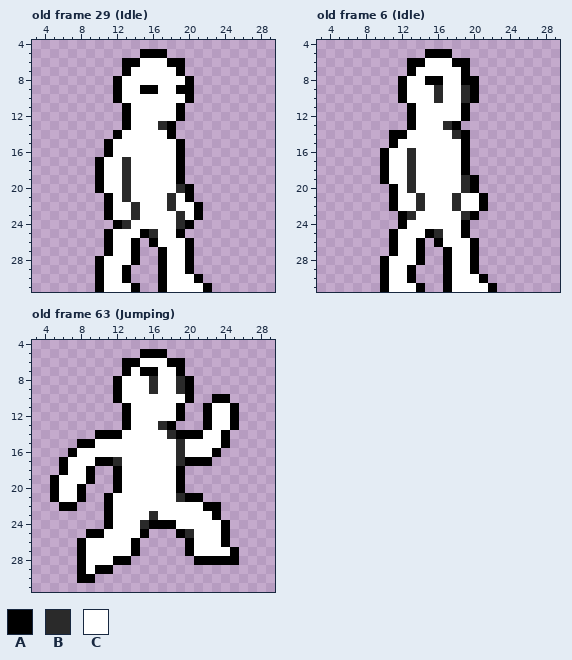
A pixel-art file gets an edit: Project/Assets/Characters/Defaultie/Defaultie.aseprite. Above, as it was before the edit.
32x32 pixels, 116 frames. Shown: old frame 29 (Idle): x 3..29, y 4..31; old frame 6 (Idle): x 3..29, y 4..31; old frame 63 (Jumping): x 3..29, y 4..31. The commit also changed other frames, which this record leaves out.
Palette (. is transparent): A #000000  B #2a2a2a  C #ffffff
Pixels before, old frame 29 (Idle), first column x 10:
 5 .....AAA.....
 6 ...AACCCAA...
 7 ...ACCCCCA...
 8 ..ACCCCCCCA..
 9 ..ACCAACCAA..
10 ..ACCCCCCCA..
11 ...ACCCCCA...
12 ...ACCCCCA...
13 ...ACCCBA....
14 ..ACCCCCA....
15 .ACCCCCCCA...
16 .ACCCCCCCA...
17 ACCBCCCCCA...
18 ACCBCCCCCA...
19 ACCBCCCCCA...
20 ACCBCCCCCBA..
21 .ACBCCCCBCA..
22 .ACCBCCCBCCA.
23 .ACCBCCCCBCA.
24 ..ABCCCCCBA..
25 .ACCCABCCA...
26 .ACCA.ACCCA..
27 .ACCA..ACCA..
28 ACCCA..ACCA..
29 ACCA...ACCA..
30 ACCA...ACCCA.
31 ACCCA..ACCCCA
Pixels before, old frame 6 (Idle), first column x 10:
 5 .....AAA.....
 6 ...AACCCAA...
 7 ...ACCCCCA...
 8 ..ACCAACCAA..
 9 ..ACCCBCCBA..
10 ..ACCCBCCBA..
11 ...ACCCCCA...
12 ...ACCCCCA...
13 ...ACCCBA....
14 .AACCCCCBA...
15 .ACCCCCCCA...
16 ACCBCCCCCA...
17 ACCBCCCCCA...
18 ACCBCCCCCA...
19 ACCBCCCCCBA..
20 .ACBCCCCCBA..
21 .ACCBCCCBCCA.
22 .ACCBCCCBCCA.
23 ..ABCCCCCBA..
24 ..ACCCCCCA...
25 .ACCCABCCA...
26 .ACCA.ACCCA..
27 .ACCA..ACCA..
28 ACCCA..ACCA..
29 ACCA...ACCA..
30 ACCA...ACCCA.
31 ACCCA..ACCCCA
Pixels before, old frame 63 (Jumping), first column x 5:
 5 ..........AAA........
 6 ........AACCCAA......
 7 ........ACAACCA......
 8 .......ACCCBCCBA.....
 9 .......ACCCBCCBA.....
10 .......ACCCCCCCA..AA.
11 ........ACCCCCA..ACCA
12 ........ACCCCCA..ACCA
13 ........ACCCBA...ACCA
14 .....AAACCCCCBAAACCA.
15 ...AACCCCCCCCCBCCCCA.
16 ..ACCCCCCCCCCCBCCCA..
17 .ACCCAABCCCCCCBAAA...
18 .ACCA..ACCCCCCA......
19 ACCCA..ACCCCCCA......
20 ACCA...ACCCCCCA......
21 ACCA..ACCCCCCCBAA....
22 .AA...ACCCCCCCCCCAA..
23 ......ACCCCBCCCCCCA..
24 ......ACCCBAAACCCCCA.
25 ....AACCCCA...ABCCCA.
26 ...ACCCCCA.....ACCCA.
27 ...ACCCCCA.....ACCCCA
28 ...ACCCAA.......AAAAA
29 ...ACAA..............
30 ...AA................
After the commit:
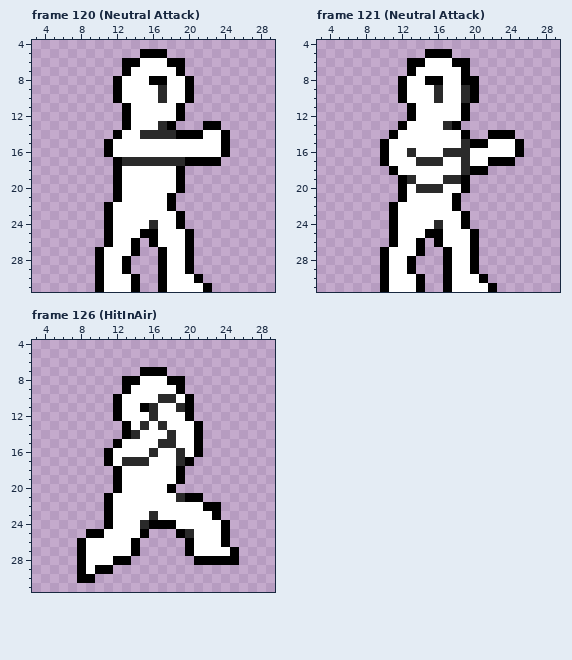
A new or re-ordered frame is compared with the old frame closest to it.
Change:
frames 116 -> 126
Frame 120 (Neutral Attack) is new; against old frame 29 (Idle):
y 8: x 16..17 CC -> AA
y 9: x 15..17 AAC -> CCB; x 19 A -> C
y 10: x 17 C -> B
y 13: x 22..23 .. -> AA
y 14: x 15..24 CCCA...... -> BBBBAAACCA
y 15..16: x 19..24 A..... -> CCCCCA
y 17: x 10..12 ACC -> ..A; x 14..23 CCCCCA.... -> BBBBBBAAAA
y 18..19: x 10..13 ACCB -> ..AC
y 20: x 10..13 ACCB -> ..AC; x 19..20 BA -> A.
y 21: x 11..13 ACB -> .AC; x 18..20 BCA -> A..
y 22: x 14 B -> C; x 18..21 BCCA -> A...
y 23: x 14 B -> C; x 19..21 BCA -> A..
y 24: x 11..13 .AB -> ACC; x 16 C -> B; x 19..20 BA -> A.
y 25: x 16 B -> A; x 19..20 A. -> CA
y 27: x 10..11 .A -> AC
y 28: x 13..14 CA -> A.
y 30: x 13..14 A. -> CA
Frame 121 (Neutral Attack) is new; against old frame 6 (Idle):
y 13: x 12..13 .A -> AC
y 14: x 12 A -> C; x 18 B -> C; x 22..24 ... -> AAA
y 15: x 10..11 .A -> AC; x 19..25 A...... -> BAACCCA
y 16: x 17..25 CCA...... -> BBBCCCCCA
y 17: x 13..16 BCCC -> CBBB; x 19..24 A..... -> BCCAAA
y 18: x 10..11 AC -> .A; x 13 B -> C; x 19..21 A.. -> BAA
y 19: x 10..12 ACC -> ..A; x 17..20 CCBA -> BBA.
y 20: x 11..16 ACBCCC -> .ACBBB; x 19..20 BA -> A.
y 21: x 11..12 AC -> .A; x 14 B -> C; x 18..21 BCCA -> A...
y 22: x 14 B -> C; x 18..21 BCCA -> A...
y 23: x 11..13 .AB -> ACC; x 19..20 BA -> A.
y 24: x 11..12 .A -> AC; x 16 C -> B
y 25: x 16 B -> A; x 19..20 A. -> CA
y 27: x 10..11 .A -> AC
y 28: x 13..14 CA -> A.
y 30: x 13..14 A. -> CA
Frame 126 (HitInAir) is new; against old frame 63 (Jumping):
y 5: x 15..17 AAA -> ...
y 6: x 13..19 AACCCAA -> .......
y 7: x 13..14 AC -> ..; x 17..19 CCA -> A..
y 8: x 12..14 ACC -> .AA; x 16 B -> C; x 18..20 CBA -> AA.
y 9: x 12..13 AC -> .A; x 16 B -> C; x 19..20 BA -> A.
y 10: x 17..18 CC -> BB; x 23..24 AA -> ..
y 11: x 12..13 .A -> AC; x 15..16 CC -> AB; x 19..20 A. -> BA; x 22..25 ACCA -> ....
y 12: x 12..13 .A -> AC; x 16 C -> B; x 19..20 A. -> CA; x 22..25 ACCA -> ....
y 13: x 15 C -> B; x 18..25 A...ACCA -> CCCA....
y 14: x 10..14 AAACC -> ...AB; x 19..20 AA -> CC; x 22..24 CCA -> ...
y 15: x 8..12 AACCC -> ....A; x 17..19 CCB -> BBC; x 21..24 CCCA -> A...
y 16: x 7..11 ACCCC -> ....A; x 16 C -> B; x 21..23 CCA -> A..
y 17: x 6..10 ACCCA -> .....; x 12..15 BCCC -> CBBB; x 21..22 AA -> ..
y 18: x 6..9 ACCA -> ....
y 19: x 5..9 ACCCA -> .....
y 20: x 5..8 ACCA -> ....; x 18..19 CA -> A.
y 21: x 5..8 ACCA -> ....
y 22: x 6..7 AA -> ..
